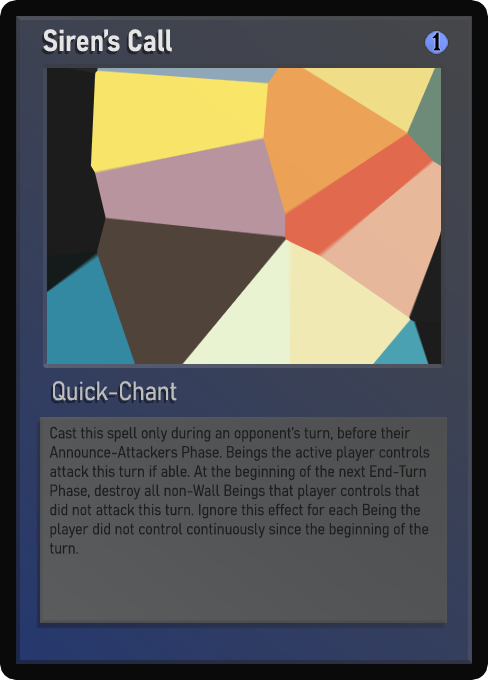
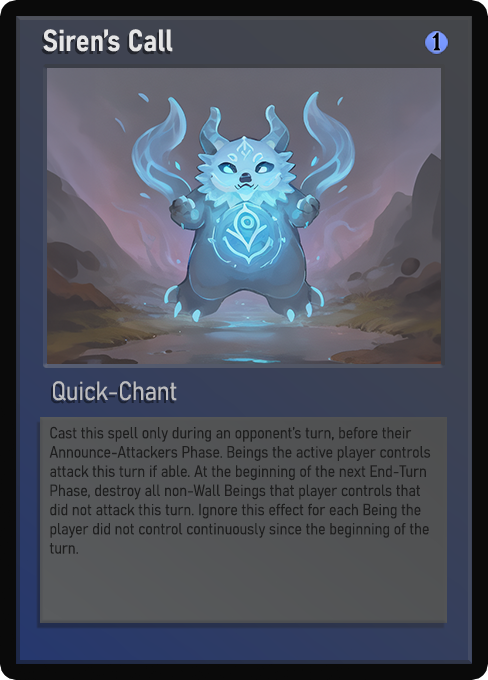
Revision of a layered 488 × 680 image; what changed, layer by layer:
painted on "Name" over [44,29,173,52]
painted on "Class" over [55,383,156,401]
painted on "Desc_smaller" over [50,427,431,554]
painted on "Artwork" over [47,68,441,364]
